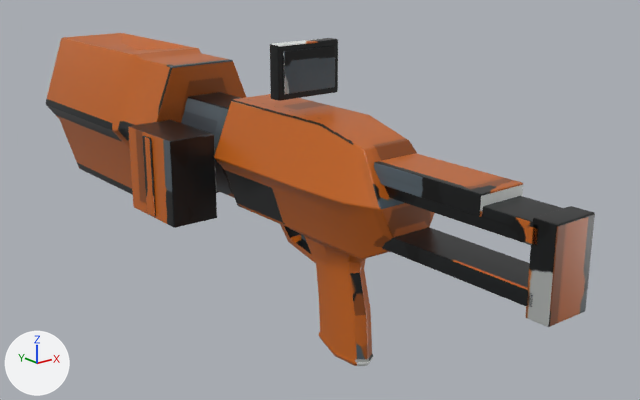
An edit to the Blender file tools/cq_assets/modular_authoring/guided_launcher.blend, drawn before and after from the same camera.
Camera for both pictures: a 50 mm lens placed at (-0.54, -0.647, 0.351), pointed at (0.057, 0.099, 0.052). Lighting does not change. The marker at lower left points along +X, +Y and +Z. The first picture is the older version.

The first picture shows 'InsertedAmmo', 'guided_launcher'.
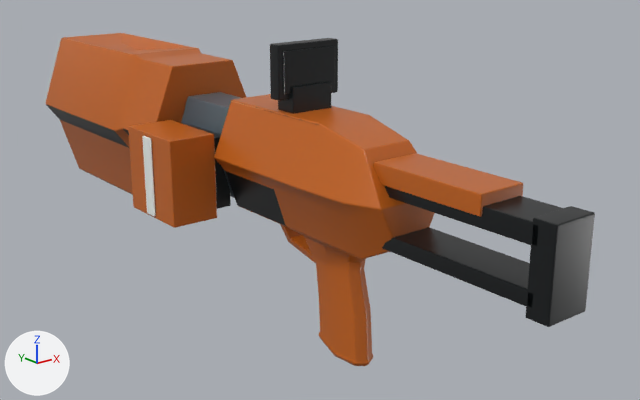
What differs and where, as boxes [x1, y1, x2, y2] in the pictures (640 x 400 px):
```json
{"part": 1, "of": "me_receiver_001", "change": "added", "after": [278, 82, 331, 114]}
{"part": 2, "of": "me_receiver_001", "change": "added", "after": [188, 125, 231, 209]}
{"part": 3, "of": "me_receiver_001", "change": "surface changed", "before": [79, 39, 591, 366], "after": [79, 39, 591, 366]}
{"part": 4, "of": "me_receiver_003", "change": "surface changed", "before": [128, 120, 217, 228], "after": [128, 120, 217, 228], "on screen": "lighter"}
```

Edits to the scene script, one JSON object a line:
```json
{"block": "me_receiver_001", "where": "# used by ob_guided_launcher; location = (0.0, 0.0, 0.0)"}
{"op": "remove", "block": "me_receiver_001", "code": "me_receiver_001.from_pydata(...)  # 1636 vertices, 1631 faces; spans x -0.077..0.077, y -0.277..0.614, z -0.077..0.239"}
{"op": "add", "block": "me_receiver_001", "code": "me_receiver_001.from_pydata(...)  # 1748 vertices, 1739 faces; spans x -0.077..0.077, y -0.277..0.614, z -0.077..0.239"}
{"block": "me_receiver_001", "change": "me_receiver_001 part 1: the loose piece of 56 vertices spanning x -0.038..0.038, y 0.045..0.06, z 0.185..0.239 is copied, and the copy is scaled about its middle by (0.643, 1.89, 0.767), then moved by (0.0, 0.0, -0.035); it spans x -0.024..0.024, y 0.039..0.066, z 0.156..0.198"}
{"block": "me_receiver_001", "change": "me_receiver_001 part 2: a new loose piece of 56 vertices spanning x -0.07..-0.028, y 0.151..0.227, z 0.049..0.13, in mat_guided_launcher_baked (picture img_guided_launcher_albedo)"}
{"block": "me_receiver_001", "change": "me_receiver_001 part 3: 1472 kept faces spanning x -0.077..0.077, y -0.277..0.614, z -0.077..0.239 get new texture (UV) coordinates"}
{"block": "me_receiver_003", "where": "me_receiver_003.from_pydata(...)  # 112 vertices, 108 faces; spans x -0.0287..0.0287, y -0.0464..0.0464, z -0.0473..0.0473"}
{"block": "me_receiver_003", "where": "# used by ob_insertedammo; location = (-0.0803, 0.189, 0.0892)"}
{"block": "me_receiver_003", "change": "me_receiver_003 part 4: texture (UV) coordinates of 108 of 108 faces, centred in x -0.0287..0.0287, y -0.0464..0.0464, z -0.0473..0.0473, changed; they spanned u 0.0..0.99, v 0.0..0.99 and now span u 0.0..0.99, v 0.0..0.97"}
```
